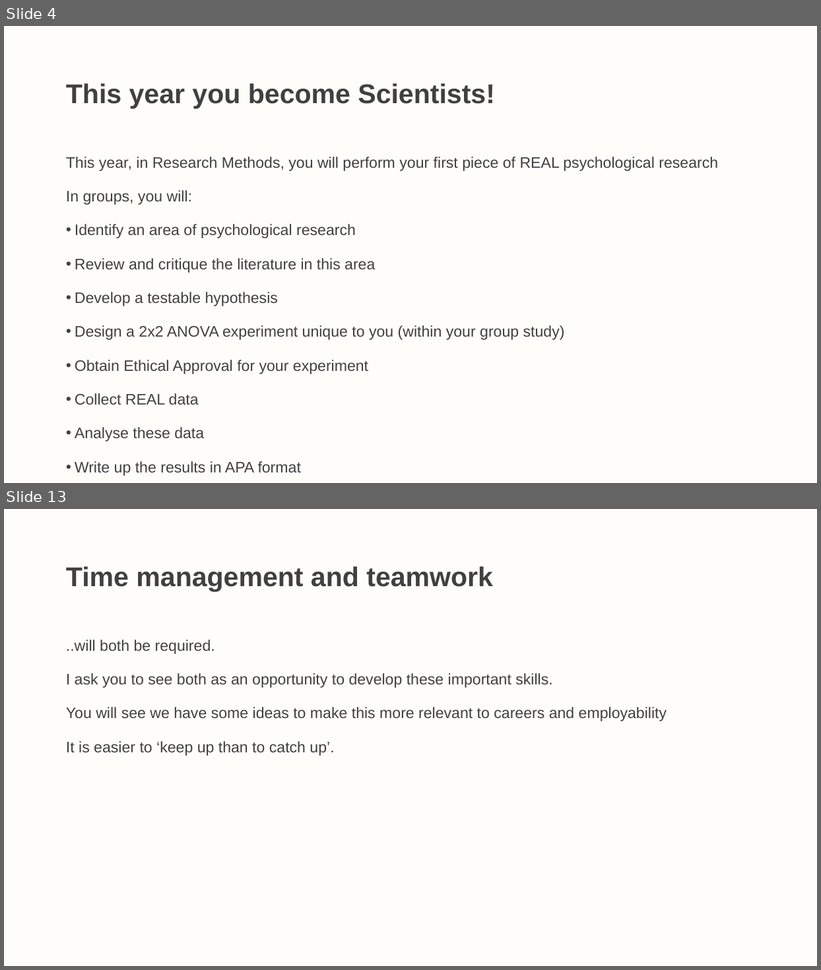
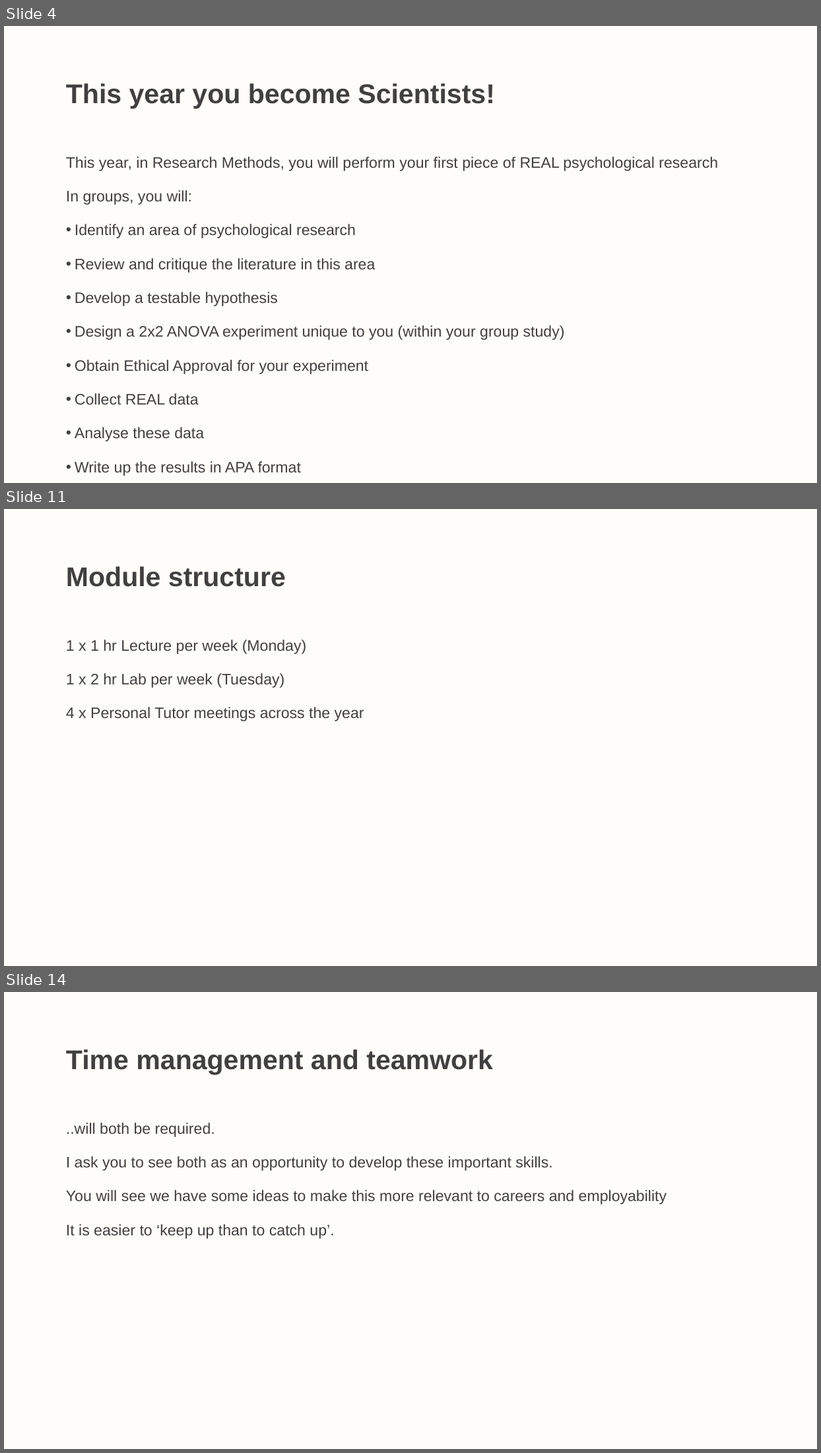
Before and after one commit to LittleMonkeyLab/PS52007Dslides, a slide deck: _site/lectures/Lecture00/Lecture00.pptx. Shown one above the other, each under a label of ours: slides 4 and 13 before the commit, slides 4, 11 and 14 after it; the slides between them are not shown. The pictures are 821x970 and 821x1453 pixels, drawn with LibreOffice and Linux fonts; fonts in the diff are those of the drawing. Boxes give left, top, right and bottom in pixels: in the first picture for what was removed or moved away, otherwise in the second. Text is boxed around its words. In the diff, an @@ line names an element or a change of style, - is before the commit and + after.

```diff
--- a/_site/lectures/Lecture00/Lecture00.pptx
+++ b/_site/lectures/Lecture00/Lecture00.pptx
@@ slide 11 added at bbox=[4, 509, 817, 966], background #FFF2CC at 10% opacity @@
@@ title added at bbox=[66, 566, 286, 587], 32 pt, text #404040, bold @@
+Module structure
@@ text added at bbox=[66, 640, 364, 722], 18 pt, text #404040 @@
+1 x 1 hr Lecture per week (Monday)
+1 x 2 hr Lab per week (Tuesday)
+4 x Personal Tutor meetings across the year
@@ what was slide 13 is now slide 14 @@
```
Also in this commit, not shown: 10 slides changed, 1 other slide added, 26 slides removed, 25 other files.
